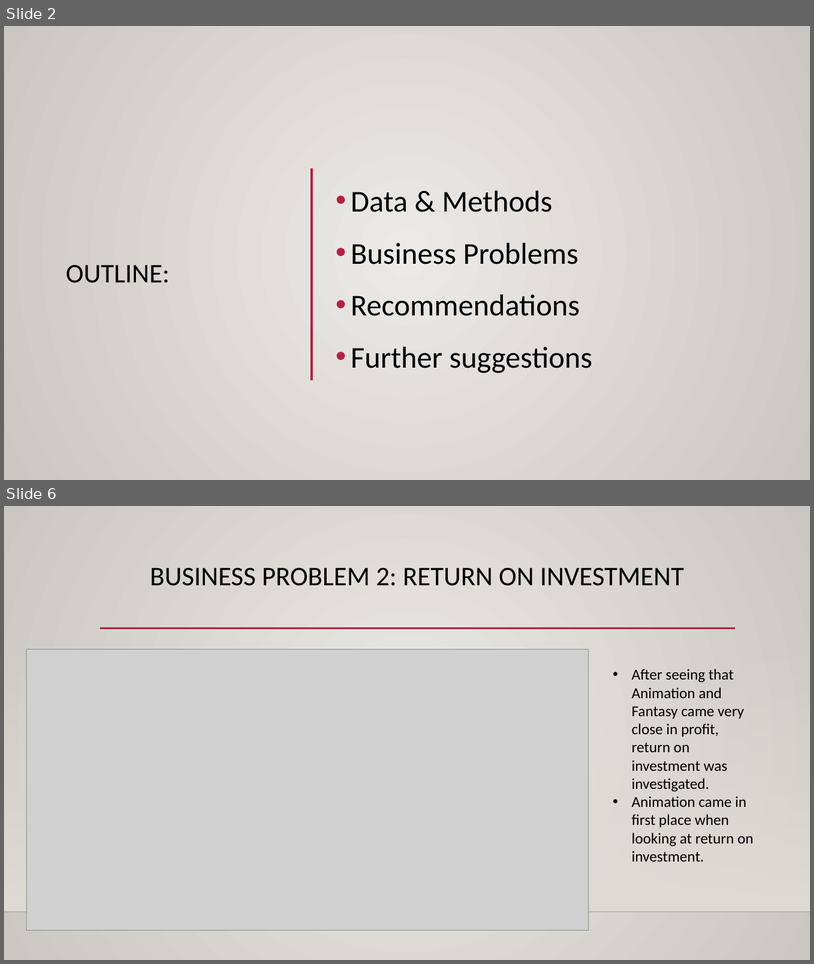
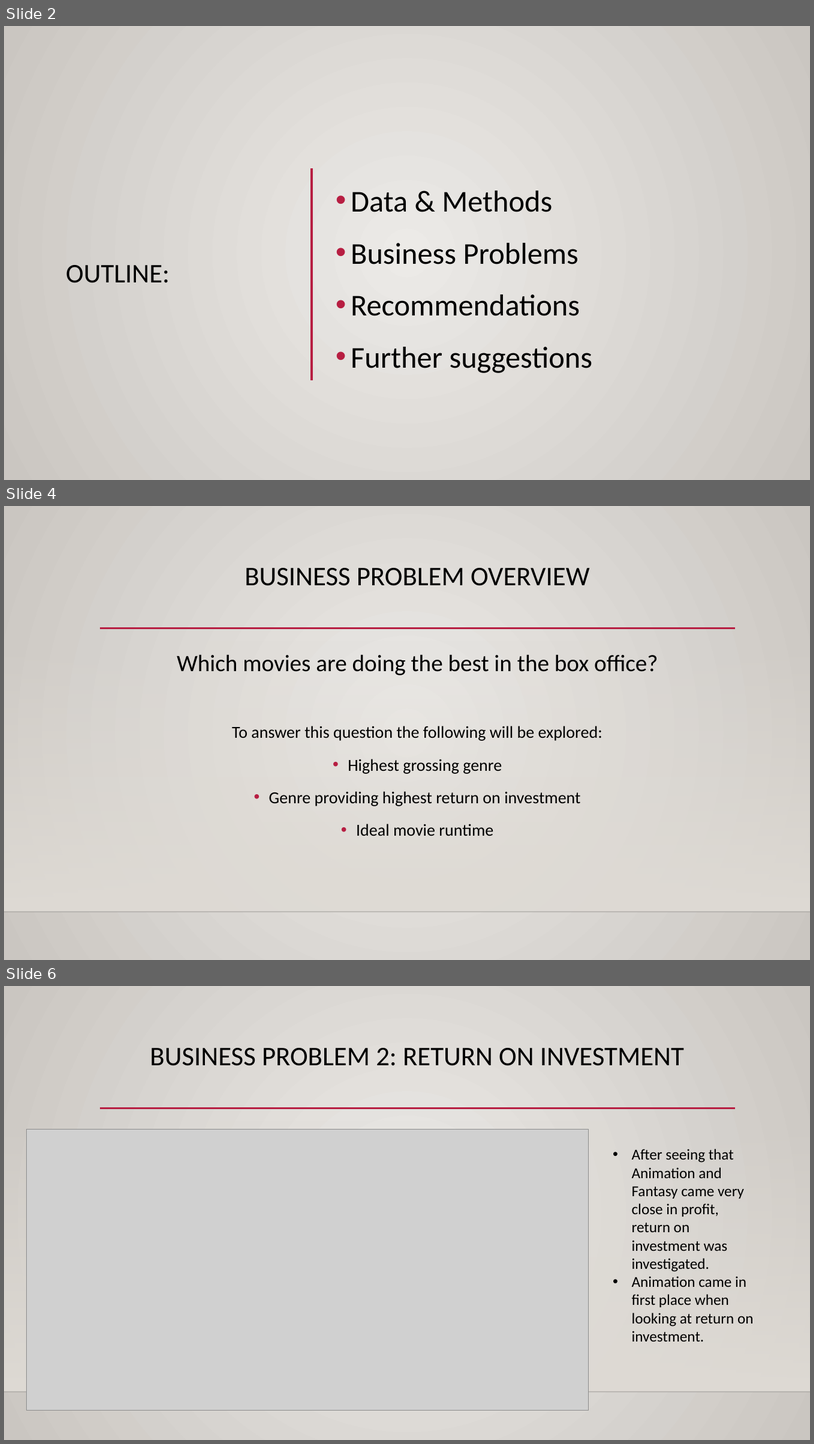
Before and after one commit to sierrajul/Microsoft-Movie-Analysis, a slide deck: DS_Phase1_Project_Presentation.pptx. Shown one above the other, each under a label of ours: slides 2 and 6 before the commit, slides 2, 4 and 6 after it; the slides between them are not shown. The pictures are 814x964 and 814x1444 pixels, drawn with LibreOffice and Linux fonts; fonts in the diff are those of the drawing; grey boxes stand for pictures; background and template pictures are left out. Boxes give left, top, right and bottom in pixels: in the first picture for what was removed or moved away, otherwise in the second. Text is boxed around its words. In the diff, an @@ line names an element or a change of style, - is before the commit and + after.

```diff
--- a/DS_Phase1_Project_Presentation.pptx
+++ b/DS_Phase1_Project_Presentation.pptx
@@ slide 4 added at <box>4,506,810,960</box>, background gradient #ECEAE7 to #CAC7C1; not listed: 3 template elements that a slide beside it also shows @@
@@ title added at <box>245,568,590,586</box>, 32 pt, text #000000 @@
+BUSINESS PROBLEM OVERVIEW
@@ text added at <box>177,654,658,835</box>, 20 pt, text #000000 @@
+Which movies are doing the best in the box office?
+To answer this question the following will be explored:
+• Highest grossing genre
+• Genre providing highest return on investment
+• Ideal movie runtime
```
Also in this commit, not shown: 2 slides changed, 1 slide removed, 2 other files.
